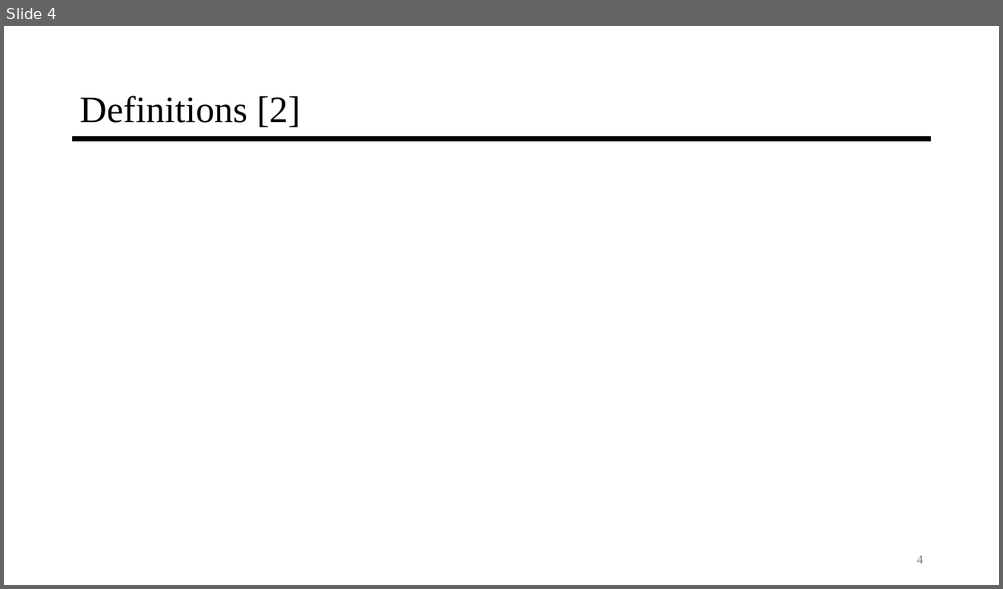
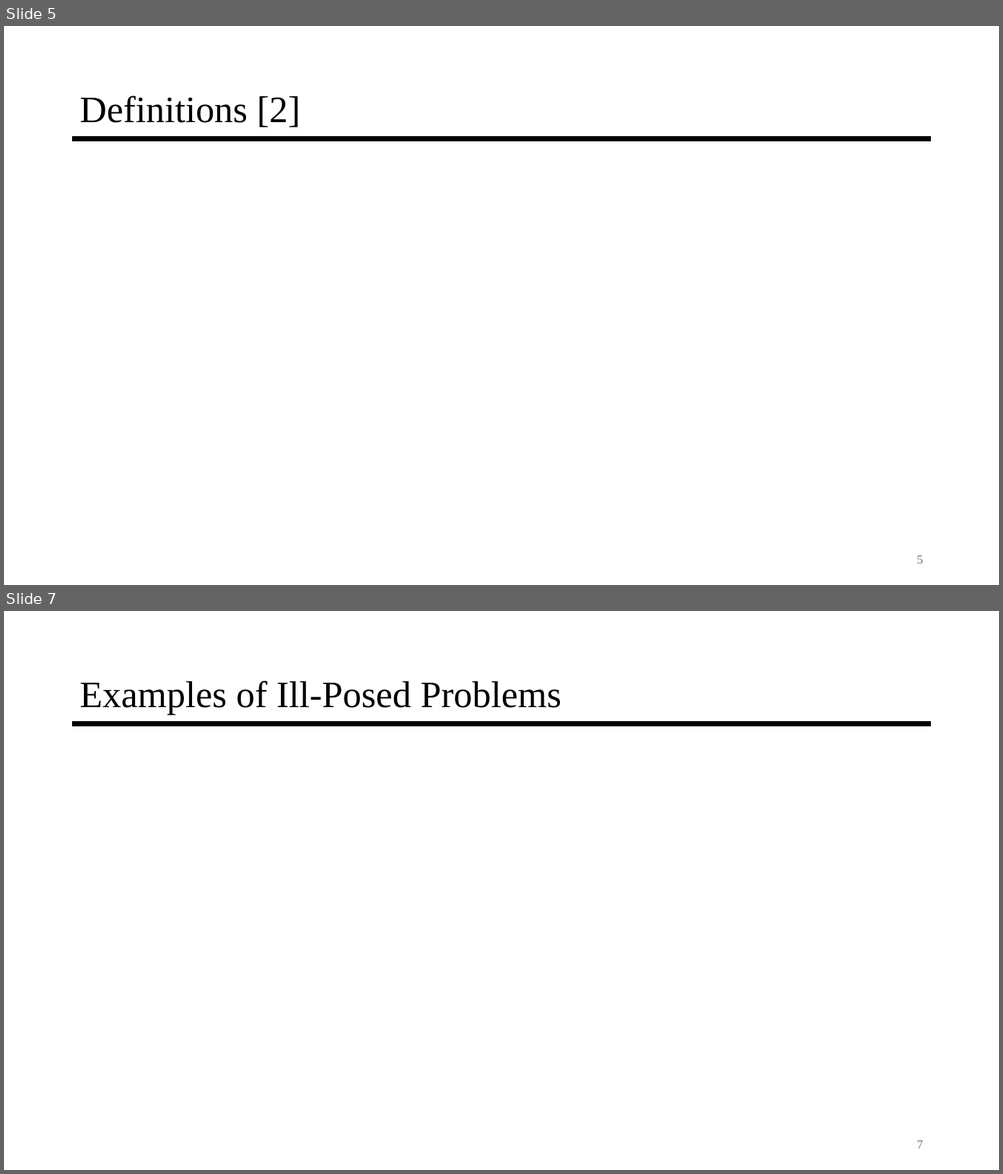
Before and after one commit to jyarch/inverse-mechanics-course, a slide deck: 0-Introduction/0-Introduction.pptx. Shown one above the other, each under a label of ours: slide 4 before the commit, slides 5 and 7 after it; the slides between them are not shown. The pictures are 1003x589 and 1003x1174 pixels, drawn with LibreOffice and Linux fonts; fonts in the diff are those of the drawing; grey boxes stand for pictures. Boxes give left, top, right and bottom in pixels: in the first picture for what was removed or moved away, otherwise in the second. Text is boxed around its words. In the diff, an @@ line names an element or a change of style, - is before the commit and + after.

Commit message:
Update 0-Introduction.pptx
Update definitions and examples for clarity and conciseness

```diff
--- a/0-Introduction/0-Introduction.pptx
+++ b/0-Introduction/0-Introduction.pptx
@@ slide 7 added at [4, 611, 999, 1170], background #FFFFFF; not listed: 1 template element that a slide beside it also shows @@
@@ title added at [79, 681, 561, 715], 36 pt, text #000000 @@
+Examples of Ill-Posed Problems
@@ page number added at [916, 1141, 922, 1149], 12 pt, text #797979 @@
+7
@@ what was slide 4 is now slide 5 @@
@@ page number at [916, 556, 922, 564]: text changed @@
-4
+5
```
Also in this commit, not shown: 7 slides changed, 1 other slide added, 1 slide removed.
